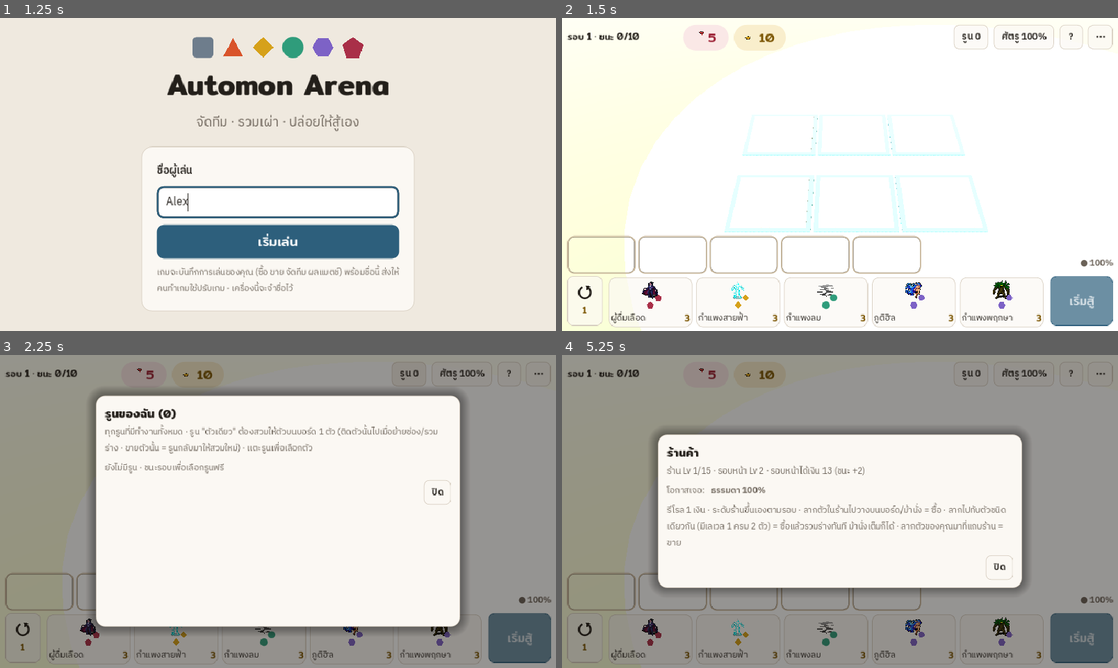
Above: before the commit, frames 1-4 (two rows, left to right).
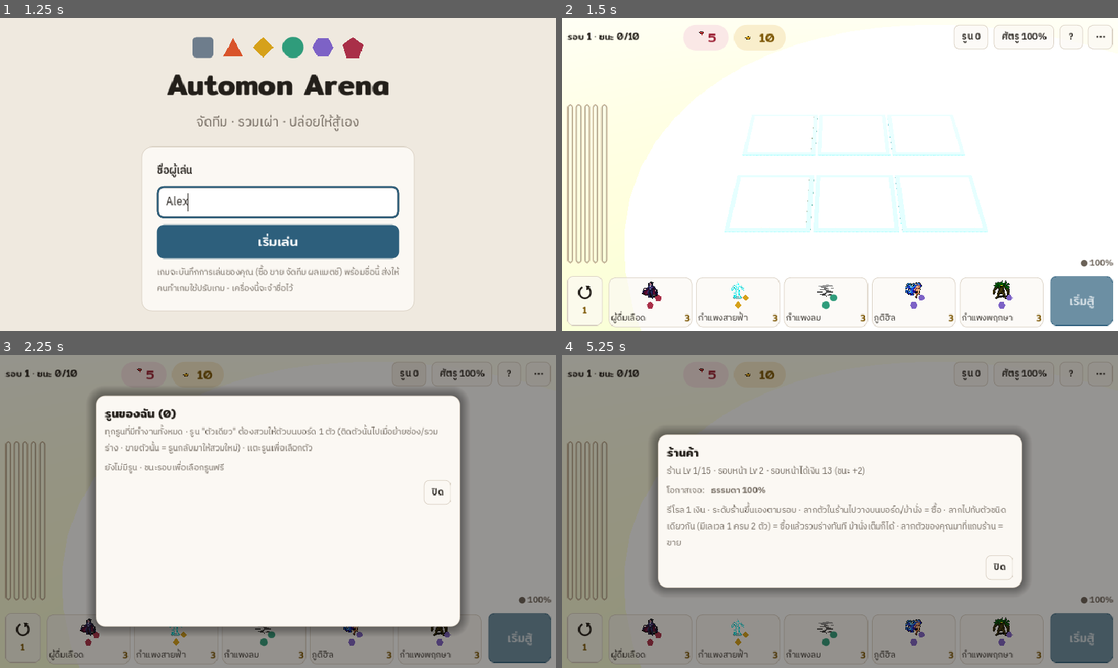
Above: after the commit, the same moments.

Repository: nuttratts-code/automon-arena
Game: Godot game, scene res://scenes/main.tscn
Two runs of this game, one before a commit and one after it. Both use one fixed random seed, a clock stepped at 60 frames per second and the inputs below.
Inputs (mouse positions are in pixels of both pictures, inside the frame that each line leads up to):
- Up to frame 1 (1.25 s): click (278, 202) at 0.52 s; type "Alex" at 0.6 s
- Up to frame 2 (1.5 s): click "เริ่มเล่น" at 1.25 s
- Up to frame 3 (2.25 s): click "รูน 0" at 2 s
- Up to frame 4 (5.25 s): click "ศัตรู 100%" at 2.75 s; click "?" at 3.5 s; click "⋯" at 4.25 s; click (1017, 599) at 5 s

Frame 1 is identical in both runs. In frame 2, 2.5% of the frame differs, in the area x 0-65%, y 27-82%; in frame 3, 1.5%; in frame 4, 1.8%.

Commit message:
Set 208: owner's layout edit — Bench box moved to the left side (tall narrow box; looks broken because Bench is a fixed HBoxContainer — fix agreed as sample C1 next chat); editor added uids/grow flags
ripple: scene layout only, code unchanged

Co-Authored-By: Claude Opus 5.5 <noreply@anthropic.com>

Diff:
--- a/godot/scenes/prep_layout.tscn
+++ b/godot/scenes/prep_layout.tscn
@@ -1,12 +1,14 @@
-[gd_scene format=3]
-
-[ext_resource type="Script" path="res://scripts/ui/shape.gd" id="1_npxyy"]
+[gd_scene format=3 uid="uid://7e66re0tc0k"]
+
+[ext_resource type="Script" uid="uid://cd42a177odfy0" path="res://scripts/ui/shape.gd" id="1_npxyy"]
 
 [node name="Layout" type="Control" unique_id=1301828589]
 layout_mode = 3
-anchors_preset = 0
-anchor_right = 1.0
-anchor_bottom = 1.0
+anchors_preset = 15
+anchor_right = 1.0
+anchor_bottom = 1.0
+grow_horizontal = 2
+grow_vertical = 2
 mouse_filter = 2
 
 [node name="Top" type="Control" parent="." unique_id=1315039354]
@@ -138,6 +140,7 @@
 anchor_right = 1.0
 offset_top = 45.0
 offset_bottom = 69.0
+grow_horizontal = 2
 
 [node name="Msg" type="Label" parent="Top/MsgBar" unique_id=1980100550]
 layout_mode = 2
@@ -210,7 +213,8 @@
 theme_override_constants/separation = 2
 
 [node name="Tray" type="Control" parent="." unique_id=648007336]
-anchors_preset = 0
+layout_mode = 1
+anchors_preset = 12
 anchor_top = 1.0
 anchor_right = 1.0
 anchor_bottom = 1.0
@@ -218,15 +222,19 @@
 offset_top = -146.0
 offset_right = -8.0
 offset_bottom = -8.0
+grow_horizontal = 2
 grow_vertical = 0
 mouse_filter = 2
 
 [node name="Bench" type="HBoxContainer" parent="Tray" unique_id=34728014]
 layout_mode = 1
 anchors_preset = -1
-anchor_right = 0.655
-offset_right = -4.0
-offset_bottom = 58.0
+anchor_top = -1.4640001
+anchor_right = 0.074
+anchor_bottom = 0.30400002
+offset_top = 0.03201294
+offset_right = -0.012001038
+offset_bottom = 0.04799652
 size_flags_horizontal = 3
 size_flags_stretch_ratio = 1.9
 theme_override_constants/separation = 4
@@ -293,6 +301,7 @@
 offset_top = 62.0
 offset_right = -104.0
 offset_bottom = 138.0
+grow_horizontal = 2
 size_flags_horizontal = 3
 
 [node name="Shop" type="HBoxContainer" parent="Tray/Dock" unique_id=1018602210]
